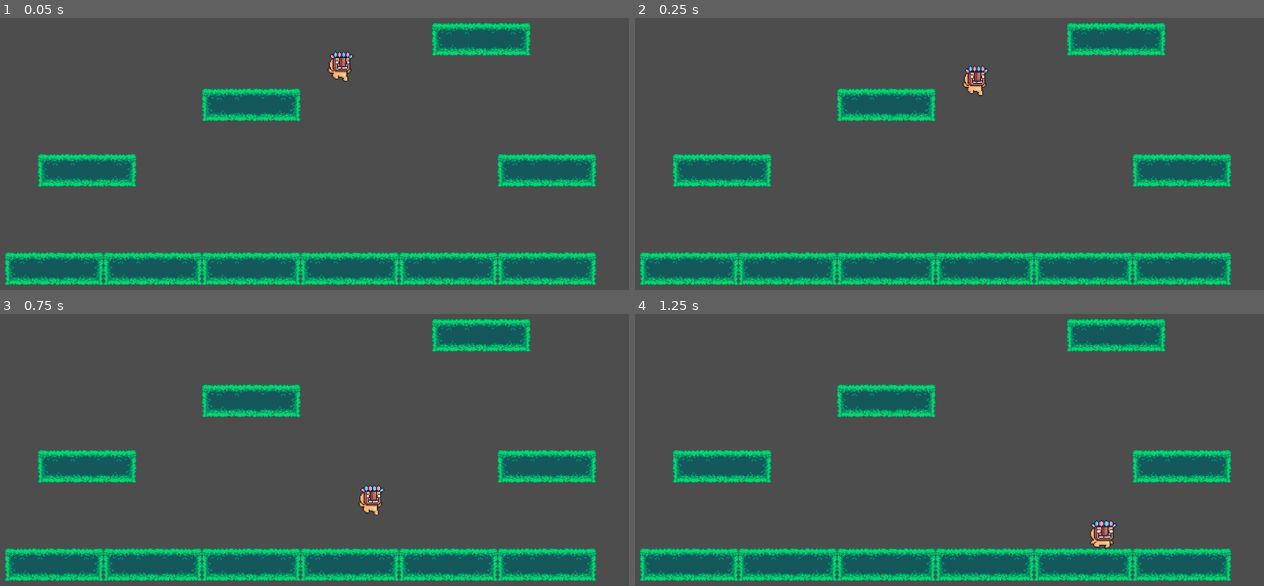
Above: before the commit, frames 1-4 (two rows, left to right).
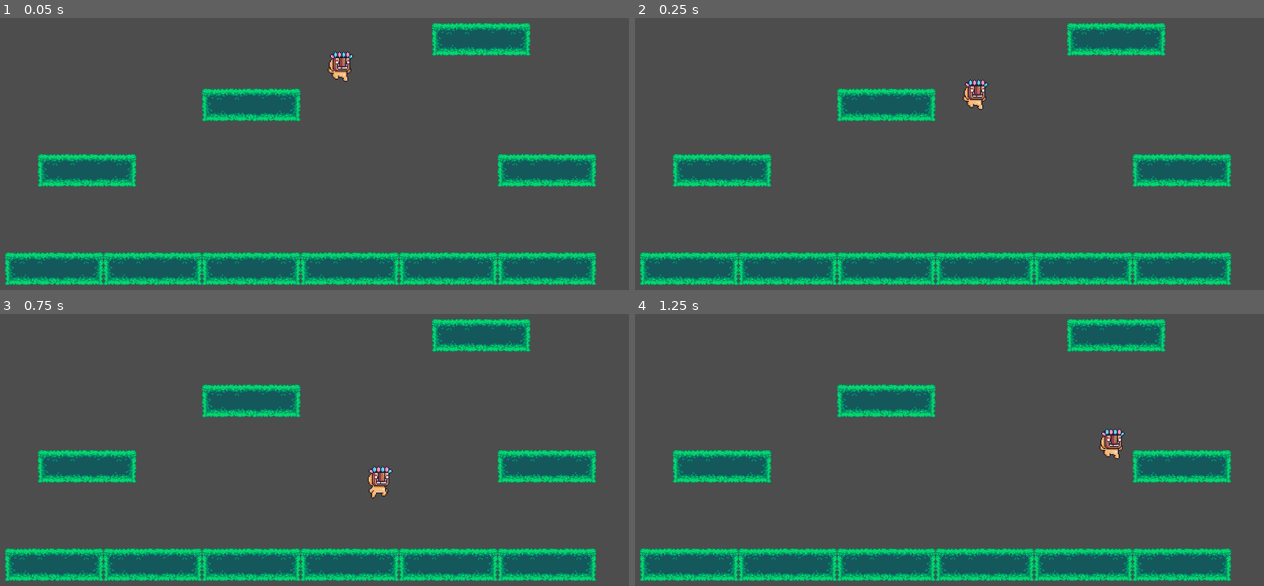
Above: after the commit, the same moments.

Repository: joaquin-salas/fabulas-videogame
Game: Godot game, scene res://Scenes/level.tscn
Two runs of this game, one before a commit and one after it. Both use one fixed random seed, a clock stepped at 60 frames per second and the inputs below.
Inputs:
- Up to frame 1 (0.05 s): no input
- Up to frame 2 (0.25 s): no input
- Up to frame 3 (0.75 s): tap Enter at 0.5 s; hold Right (move_right) from 0.53 s (still down); hold Space (jump) from 0.53 s (still down)
- Up to frame 4 (1.25 s): keep holding Right (move_right); keep holding Space (jump)

Frame 1 is identical in both runs. In frame 2, 0.4% of the frame differs, in the area x 52-57%, y 17-34%; in frame 3, 0.5%; in frame 4, 0.6%, in the area x 72-78%, y 42-87%.

Commit message:
feat(jump): variable jump height

Diff:
--- a/fabulas/Scenes/player.tscn
+++ b/fabulas/Scenes/player.tscn
@@ -3,7 +3,7 @@
 [ext_resource type="Script" uid="uid://dm8l4dv0r3n7j" path="res://Scripts/player.gd" id="1_cvnsp"]
 [ext_resource type="Texture2D" uid="uid://dk7rq8dy5bhvy" path="res://Assets/Placeholders/Mask Dude/Idle (32x32).png" id="2_cvnsp"]
 [ext_resource type="Texture2D" uid="uid://cqdolxr4sqjik" path="res://Assets/Placeholders/Mask Dude/Fall (32x32).png" id="2_fkybt"]
-[ext_resource type="Script" uid="uid://0qd0du7mbniu" path="res://Scripts/resources/player_movement_stats.gd" id="2_gymyn"]
+[ext_resource type="Resource" uid="uid://bug16kis23a36" path="res://Scripts/resources/movement_stats.tres" id="2_gymyn"]
 [ext_resource type="Texture2D" uid="uid://b74b2o31ifv11" path="res://Assets/Placeholders/Mask Dude/Jump (32x32).png" id="4_x3wgy"]
 [ext_resource type="Texture2D" uid="uid://cymkut0eao2je" path="res://Assets/Placeholders/Mask Dude/Run (32x32).png" id="5_3smsa"]
 [ext_resource type="PackedScene" uid="uid://rpat2yeq301t" path="res://Scenes/state_machine.tscn" id="5_fkybt"]
@@ -12,13 +12,6 @@
 [ext_resource type="Script" uid="uid://dvi2e2l5jdi7x" path="res://Scripts/state-machines/player-movement/player_jump_state.gd" id="9_f1ek2"]
 [ext_resource type="Script" uid="uid://cpbg1ipmgwfem" path="res://Scripts/state-machines/player-movement/player_fall_state.gd" id="10_tx1dd"]
 
-[sub_resource type="Resource" id="Resource_pu2lt"]
-script = ExtResource("2_gymyn")
-speed_floor = 400.0
-speed_air = 300.0
-jump_force = -700.0
-metadata/_custom_type_script = "uid://0qd0du7mbniu"
-
 [sub_resource type="AtlasTexture" id="AtlasTexture_7dp3o"]
 atlas = ExtResource("2_fkybt")
 region = Rect2(0, 0, 32, 32)
@@ -222,7 +215,7 @@
 
 [node name="Player" type="CharacterBody2D" unique_id=1543986994]
 script = ExtResource("1_cvnsp")
-player_movement_stats = SubResource("Resource_pu2lt")
+player_movement_stats = ExtResource("2_gymyn")
 
 [node name="AnimatedSprite2D" type="AnimatedSprite2D" parent="." unique_id=1047757366]
 scale = Vector2(2, 2)
@@ -254,5 +247,5 @@
 one_shot = true
 
 [node name="JumpBufferTimer" type="Timer" parent="." unique_id=1714200119]
-wait_time = 0.1
+wait_time = 0.15
 one_shot = true
--- a/fabulas/Scripts/player.gd
+++ b/fabulas/Scripts/player.gd
@@ -27,3 +27,8 @@
 		animated_sprite_2d.flip_h = true
 	elif direction > 0:
 		animated_sprite_2d.flip_h = false
+
+func get_current_gravity() -> float:
+	if velocity.y > 0:
+		return player_movement_stats.fall_gravity
+	return player_movement_stats.jump_gravity
--- /dev/null
+++ b/fabulas/Scripts/resources/movement_stats.tres
@@ -0,0 +1,13 @@
+[gd_resource type="Resource" script_class="PlayerMovementStats" format=3 uid="uid://bug16kis23a36"]
+
+[ext_resource type="Script" uid="uid://0qd0du7mbniu" path="res://Scripts/resources/player_movement_stats.gd" id="1_8fyar"]
+
+[resource]
+script = ExtResource("1_8fyar")
+speed_floor = 450.0
+speed_air = 380.0
+jump_force = -750.0
+jump_gravity = 1500.0
+fall_gravity = 2000.0
+variable_jump_multiplier = 0.45
+metadata/_custom_type_script = "uid://0qd0du7mbniu"
--- a/fabulas/Scripts/resources/player_movement_stats.gd
+++ b/fabulas/Scripts/resources/player_movement_stats.gd
@@ -2,6 +2,14 @@
 
 ## Variables para controlar el movimiento del Player
 
+@export_category("Movement")
 @export var speed_floor: float = 300.0
 @export var speed_air: float = 200.0
 @export var jump_force: float = -300.0
+
+@export_category("Gravity")
+@export var jump_gravity: float = 980.0
+@export var fall_gravity: float = 1400.0
+
+@export_category("Jump")
+@export_range(0.0, 1.0, 0.025) var variable_jump_multiplier: float = 0.5
--- a/fabulas/Scripts/resources/player_movement_stats.tres
+++ /dev/null
@@ -1,7 +0,0 @@
-[gd_resource type="Resource" script_class="PlayerMovementStats" format=3 uid="uid://dk6v0lhs2wbdy"]
-
-[ext_resource type="Script" uid="uid://0qd0du7mbniu" path="res://Scripts/resources/player_movement_stats.gd" id="1_s74j4"]
-
-[resource]
-script = ExtResource("1_s74j4")
-metadata/_custom_type_script = "uid://0qd0du7mbniu"
--- a/fabulas/Scripts/state-machines/player-movement/player_jump_state.gd
+++ b/fabulas/Scripts/state-machines/player-movement/player_jump_state.gd
@@ -10,12 +10,11 @@
 
 func on_physics_process(delta: float) -> void:
 	player.handle_animation(direction)
-
 	player.velocity.x = direction * player.player_movement_stats.speed_air
 
-	#if Input.is_action_just_released("jump"):
-		#player.velocity.y *= 0.2
-		#state_machine.change_state(player.states.Falling)
+	if not Input.is_action_pressed("jump") and player.velocity.y < 0:
+		player.velocity.y *= player.player_movement_stats.variable_jump_multiplier
+
 	if player.velocity.y >= 0:
 		state_machine.change_state(player.states.Falling)
 
--- a/fabulas/Scripts/state-machines/player-movement/player_state_base.gd
+++ b/fabulas/Scripts/state-machines/player-movement/player_state_base.gd
@@ -1,7 +1,8 @@
 class_name PlayerStateBase extends StateBase
 
-var gravity: Vector2
+## Clase padre para los estados de movimiento del jugador
 
+# ====================== LOCAL VARIABLES ======================
 var direction: float:
 	get:
 		return Input.get_axis("move_left", "move_right")
@@ -12,15 +13,10 @@
 	get:
 		return controlled_node as Player
 
-func _ready() -> void:
-	gravity = (
-		ProjectSettings.get_setting("physics/2d/default_gravity") *
-		ProjectSettings.get_setting("physics/2d/default_gravity_vector")
-	)
-
+# ====================== LOCAL FUNCTIONS ======================
 func handle_gravity(delta: float) -> void:
 	if not player.is_on_floor():
-		player.velocity.y += gravity.y * delta
+		player.velocity.y += player.get_current_gravity() * delta
 
 func on_physics_process(delta: float) -> void:
 	handle_gravity(delta)
